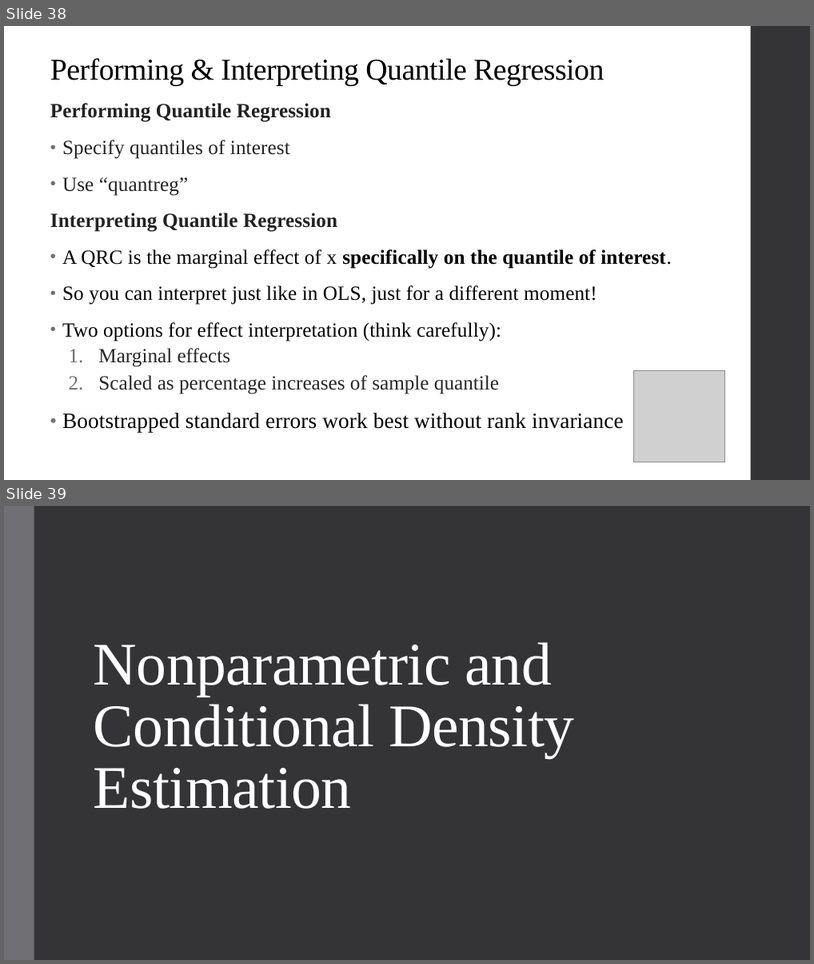
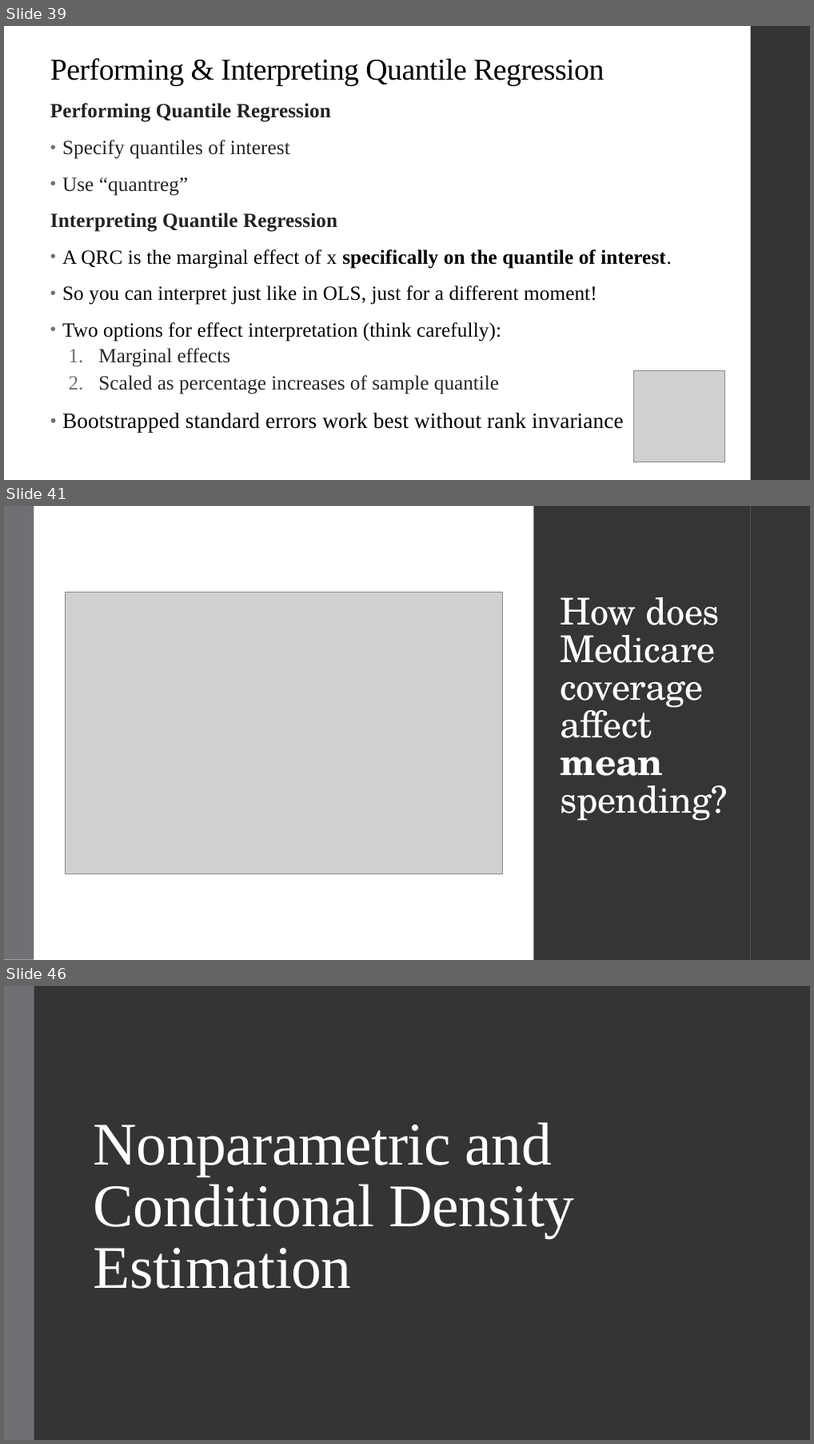
Before and after one commit to qiufei/fork-HAD5744, a slide deck: Lecture10_SyntheticControl_QuantileRegression/Lecture10_SyntheticControl_QuantileRegression.pptx. Shown one above the other, each under a label of ours: slides 38 and 39 before the commit, slides 39, 41 and 46 after it; the slides between them are not shown. The pictures are 814x964 and 814x1444 pixels, drawn with LibreOffice and Linux fonts; fonts in the diff are those of the drawing; grey boxes stand for pictures. Boxes give left, top, right and bottom in pixels: in the first picture for what was removed or moved away, otherwise in the second. Text is boxed around its words. In the diff, an @@ line names an element or a change of style, - is before the commit and + after.

```diff
--- a/Lecture10_SyntheticControl_QuantileRegression/Lecture10_SyntheticControl_QuantileRegression.pptx
+++ b/Lecture10_SyntheticControl_QuantileRegression/Lecture10_SyntheticControl_QuantileRegression.pptx
@@ slide 41 added at [4,506,810,960], background #FFFFFF; not listed: 1 template element that a slide beside it also shows @@
@@ rectangle added at [4,506,34,960], fill #6F6F74 @@
@@ rectangle added at [34,506,534,960], fill #FFFFFF @@
@@ rectangle added at [34,506,751,960], fill #353537 @@
@@ rectangle added at [751,506,810,960], fill #353537 @@
@@ picture added at [65,592,503,873] @@
@@ title added at [560,597,728,820], 44 pt, text #FFFFFF @@
+How does Medicare coverage affect mean spending?
@@ what was slide 38 is now slide 39 @@
@@ what was slide 39 is now slide 46 @@
```
Also in this commit, not shown: 7 slides changed, 6 other slides added.
